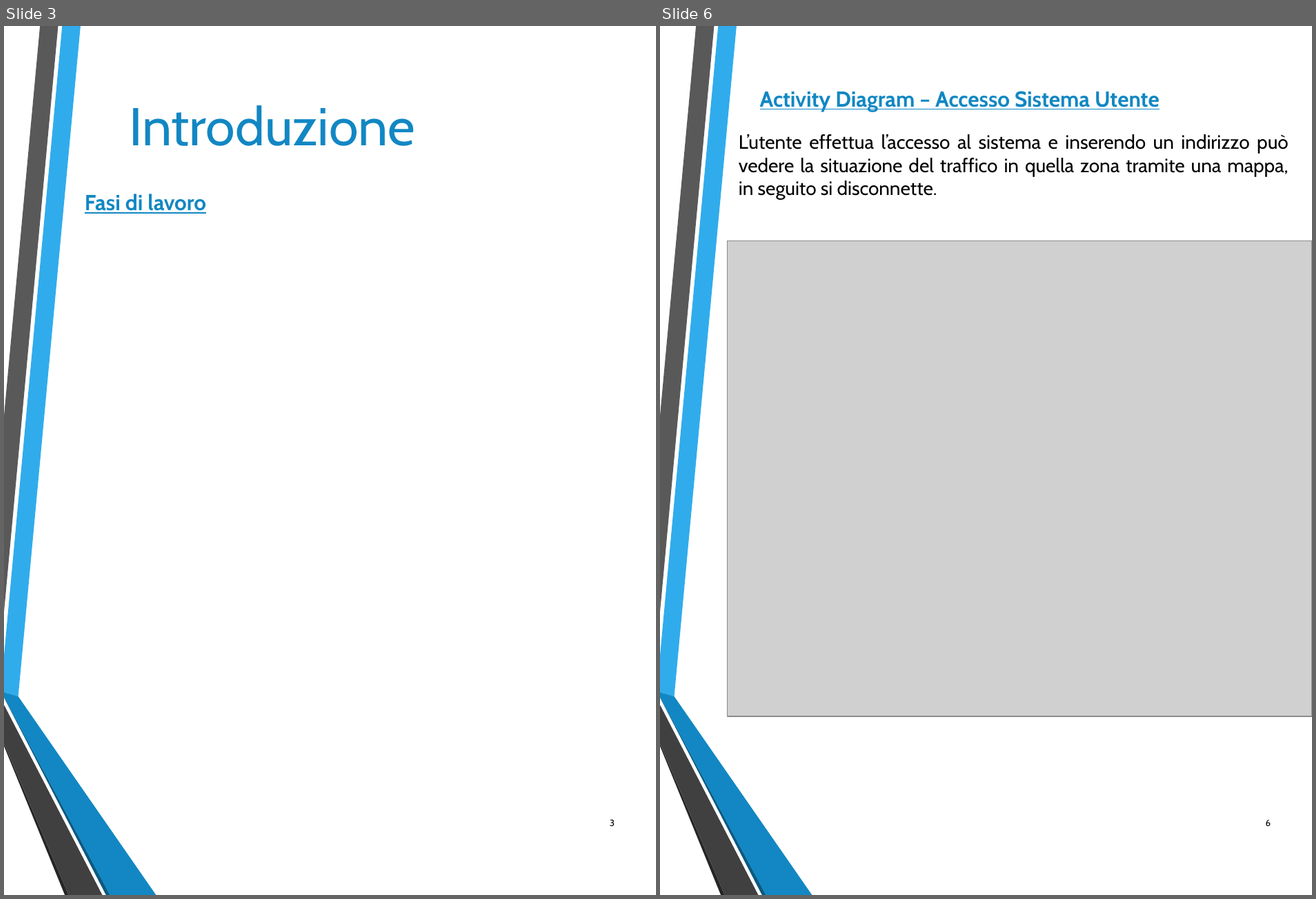
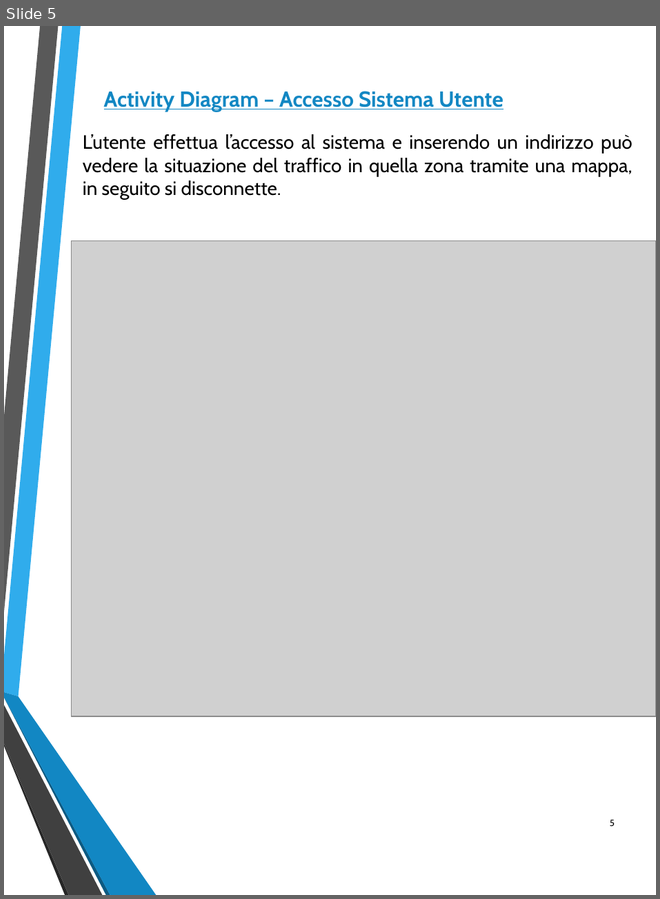
Before and after one commit to federicomegler/traffic-monitor, a slide deck: Design/Traffic_monitor.pptx. Shown side by side, each under a label of ours: slides 3 and 6 before the commit, slide 5 after it; the slides between them are not shown. The pictures are 1316x899 and 660x899 pixels, drawn with LibreOffice and Linux fonts; fonts in the diff are those of the drawing; grey boxes stand for pictures. Boxes give left, top, right and bottom in pixels: in the first picture for what was removed or moved away, otherwise in the second. Text is boxed around its words. In the diff, an @@ line names an element or a change of style, - is before the commit and + after.

```diff
--- a/Design/Traffic_monitor.pptx
+++ b/Design/Traffic_monitor.pptx
@@ slide 3 removed at (4, 26, 656, 895), background #FFFFFF; not listed: 6 template elements that a slide beside it also shows @@
@@ title removed at (129, 105, 415, 146) @@
-Introduzione
@@ text removed at (85, 194, 206, 214) @@
-Fasi di lavoro
@@ page number removed at (610, 819, 615, 826) @@
-3
@@ what was slide 6 is now slide 5 @@
@@ page number at (610, 819, 615, 826): text changed @@
-6
+5
```
Also in this commit, not shown: 10 slides changed.
